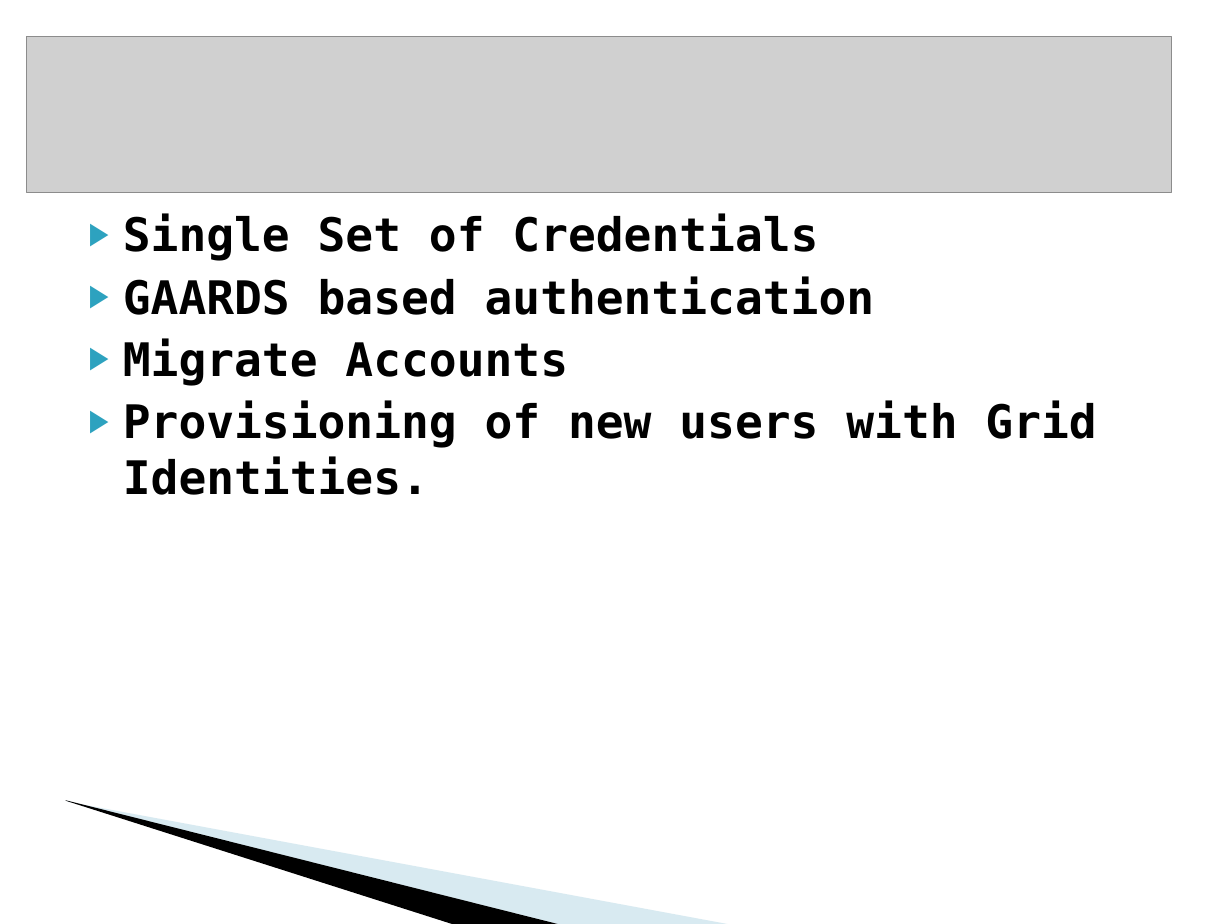
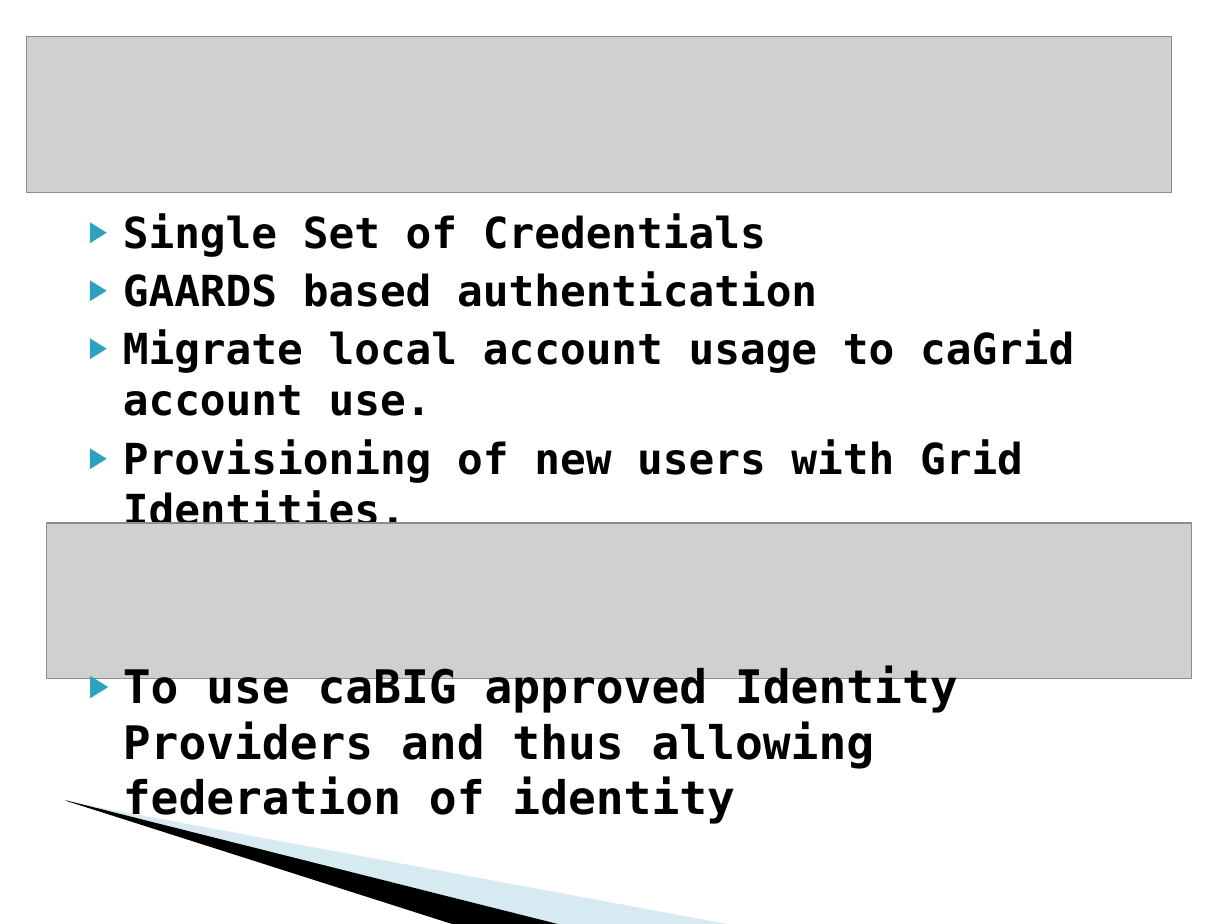
Before and after one commit to CBIIT/common-security-module-docs, a slide deck: slide 4 of CSM v4.1/Development/Design/CSM GAARDS Migration Module Presentation caGrid Users List 10-18-2008.ppt (slide 3 before the commit). Drawn at 1232x924 pixels with LibreOffice and Linux fonts; fonts in the diff are those of the drawing; grey boxes stand for pictures; background and template pictures are left out. Boxes give left, top, right and bottom in pixels: in the first picture for what was removed or moved away, otherwise in the second. Text is boxed around its words. In the diff, an @@ line names an element or a change of style, - is before the commit and + after.

Commit message:
SVN-Revision: 2884

```diff
--- a/CSM v4.1/Development/Design/CSM GAARDS Migration Module Presentation caGrid Users List 10-18-2008.ppt
+++ b/CSM v4.1/Development/Design/CSM GAARDS Migration Module Presentation caGrid Users List 10-18-2008.ppt
@@ text at (123,214,1023,524): size 27 to 25 pt in "Single Set of Credentials", "GAARDS based authentication", "Provisioning of new users with Grid Identities." @@
@@ text at (123,330,1074,416): text changed; size 27 to 25 pt @@
-▶ Migrate Accounts
+▶ Migrate local account usage to caGrid account use.
@@ picture added at (47,524,1191,679) @@
@@ text added at (123,666,958,825), 27 pt, text #000000, bold @@
+▶ To use caBIG approved Identity Providers and thus allowing federation of identity
```
Also in this commit, not shown: 5 other slides changed, 4 slides added, 1 slide removed.
